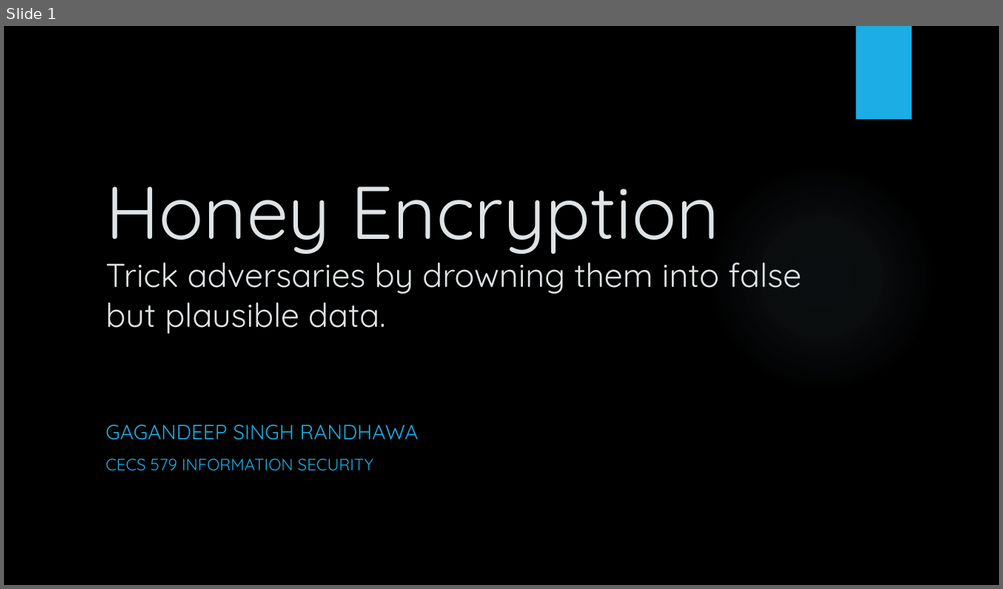
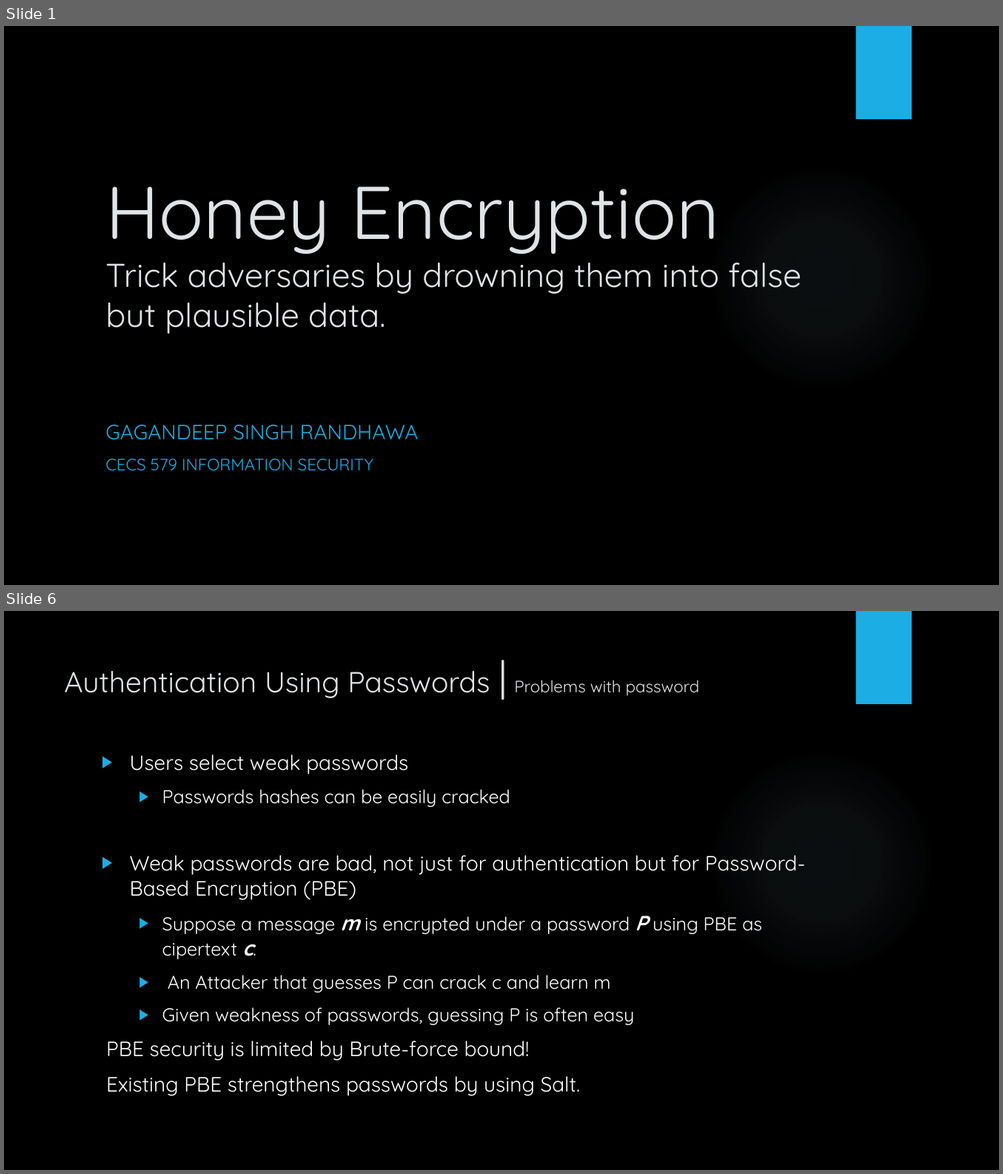
Before and after one commit to gagandeep7717/SecureCall, a slide deck: Presentations/Gagandeepsingh_Randhawa_Survey_Presentation.pptx. Shown one above the other, each under a label of ours: slide 1 before the commit, slides 1 and 6 after it; the slides between them are not shown. The pictures are 1003x589 and 1003x1174 pixels, drawn with LibreOffice and Linux fonts; fonts in the diff are those of the drawing; background and template pictures are left out. Boxes give left, top, right and bottom in pixels: in the first picture for what was removed or moved away, otherwise in the second. Text is boxed around its words. In the diff, an @@ line names an element or a change of style, - is before the commit and + after.

```diff
--- a/Presentations/Gagandeepsingh_Randhawa_Survey_Presentation.pptx
+++ b/Presentations/Gagandeepsingh_Randhawa_Survey_Presentation.pptx
@@ slide 6 added at (x1=4, y1=611, x2=999, y2=1170), background picture (left out); not listed: 2 template elements that a slide beside it also shows @@
@@ title added at (x1=64, y1=671, x2=700, y2=698), 28 pt, text #DFE3E5 @@
+Authentication Using Passwords | Problems with password
@@ text added at (x1=106, y1=755, x2=805, y2=1096), 20 pt, text #FFFFFF @@
+▶ Users select weak passwords
+  ▶ Passwords hashes can be easily cracked
+▶ Weak passwords are bad, not just for authentication but for Password-Based Encryption (PBE)
+  ▶ Suppose a message m is encrypted under a password P using PBE as cipertext c.
+  ▶ An Attacker that guesses P can crack c and learn m
+  ▶ Given weakness of passwords, guessing P is often easy
+PBE security is limited by Brute-force bound!
+Existing PBE strengthens passwords by using Salt.
```
Also in this commit, not shown: 23 other slides added.
